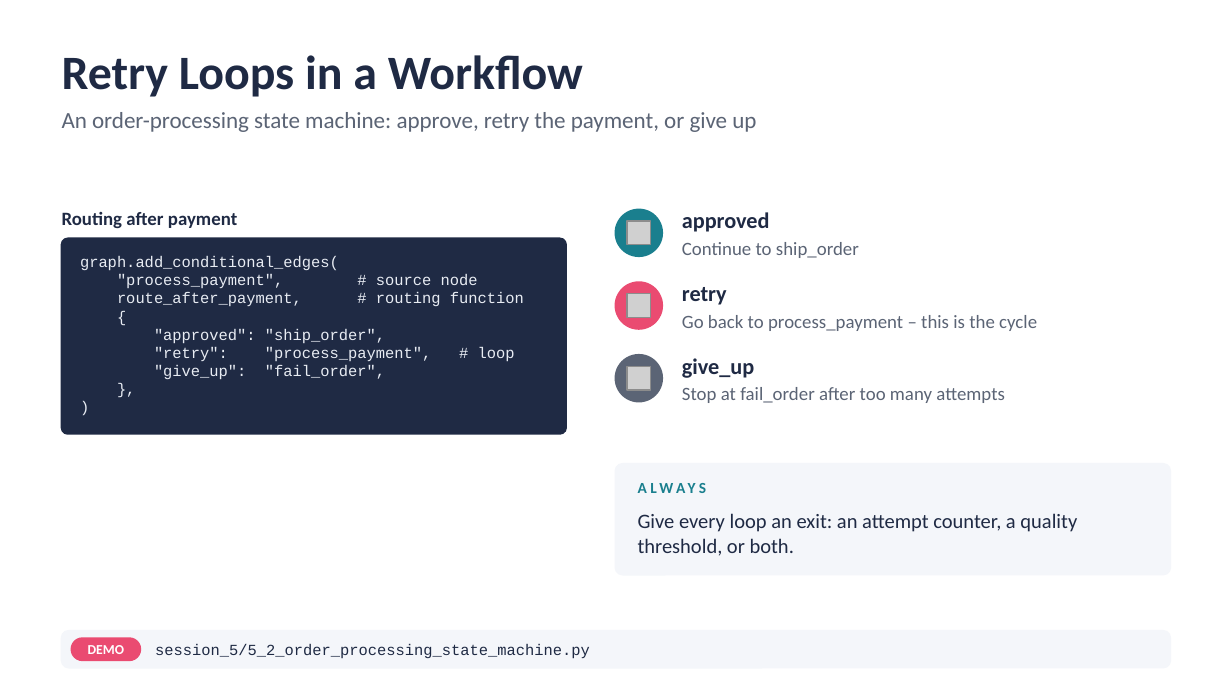
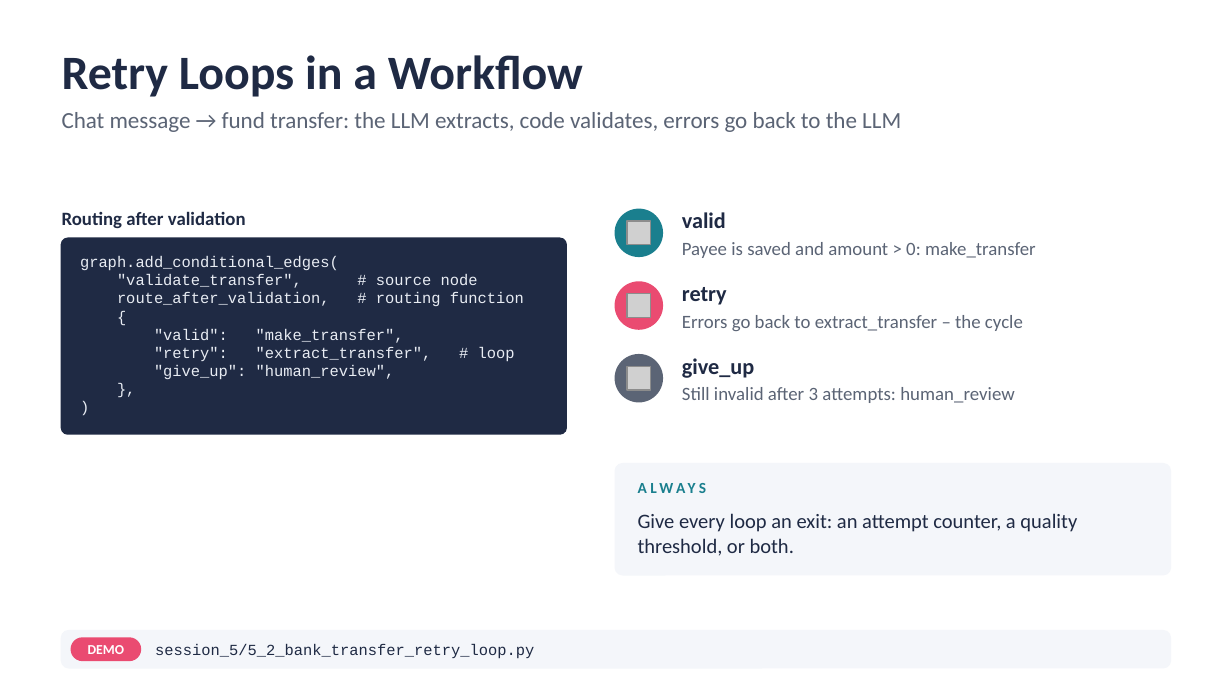
Before and after one commit to atulkahatecdac/agenticai, a slide deck: slide 77 of 16_PGP-Agentic/PGP_Agentic_AI.pptx. Drawn at 1232x693 pixels with LibreOffice and Linux fonts; fonts in the diff are those of the drawing; grey boxes stand for pictures. Boxes give left, top, right and bottom in pixels: in the first picture for what was removed or moved away, otherwise in the second. Text is boxed around its words. In the diff, an @@ line names an element or a change of style, - is before the commit and + after.

```diff
--- a/16_PGP-Agentic/PGP_Agentic_AI.pptx
+++ b/16_PGP-Agentic/PGP_Agentic_AI.pptx
@@ text at (62, 112, 901, 132): text changed @@
-An order-processing state machine: approve, retry the payment, or give up
+Chat message → fund transfer: the LLM extracts, code validates, errors go back to the LLM
@@ text at (62, 211, 246, 228): text changed @@
-Routing after payment
+Routing after validation
@@ text at (682, 212, 1036, 258): text changed @@
-approved
-Continue to ship_order
+valid
+Payee is saved and amount > 0: make_transfer
@@ text at (117, 274, 524, 306): text changed @@
-"process_payment", # source node
-route_after_payment, # routing function
+"validate_transfer", # source node
+route_after_validation, # routing function
@@ text at (154, 329, 515, 379): text changed @@
-"approved": "ship_order",
-"retry": "process_payment", # loop
-"give_up": "fail_order",
+"valid": "make_transfer",
+"retry": "extract_transfer", # loop
+"give_up": "human_review",
@@ text at (682, 315, 1023, 331): text changed @@
-Go back to process_payment – this is the cycle
+Errors go back to extract_transfer – the cycle
@@ text at (682, 387, 1014, 403): text changed @@
-Stop at fail_order after too many attempts
+Still invalid after 3 attempts: human_review
@@ text at (155, 644, 534, 659): text changed @@
-session_5/5_2_order_processing_state_machine.py
+session_5/5_2_bank_transfer_retry_loop.py
```
Also in this commit, not shown: 6 other slides changed, 3 slides added, 2 slides removed, 9 other files.
